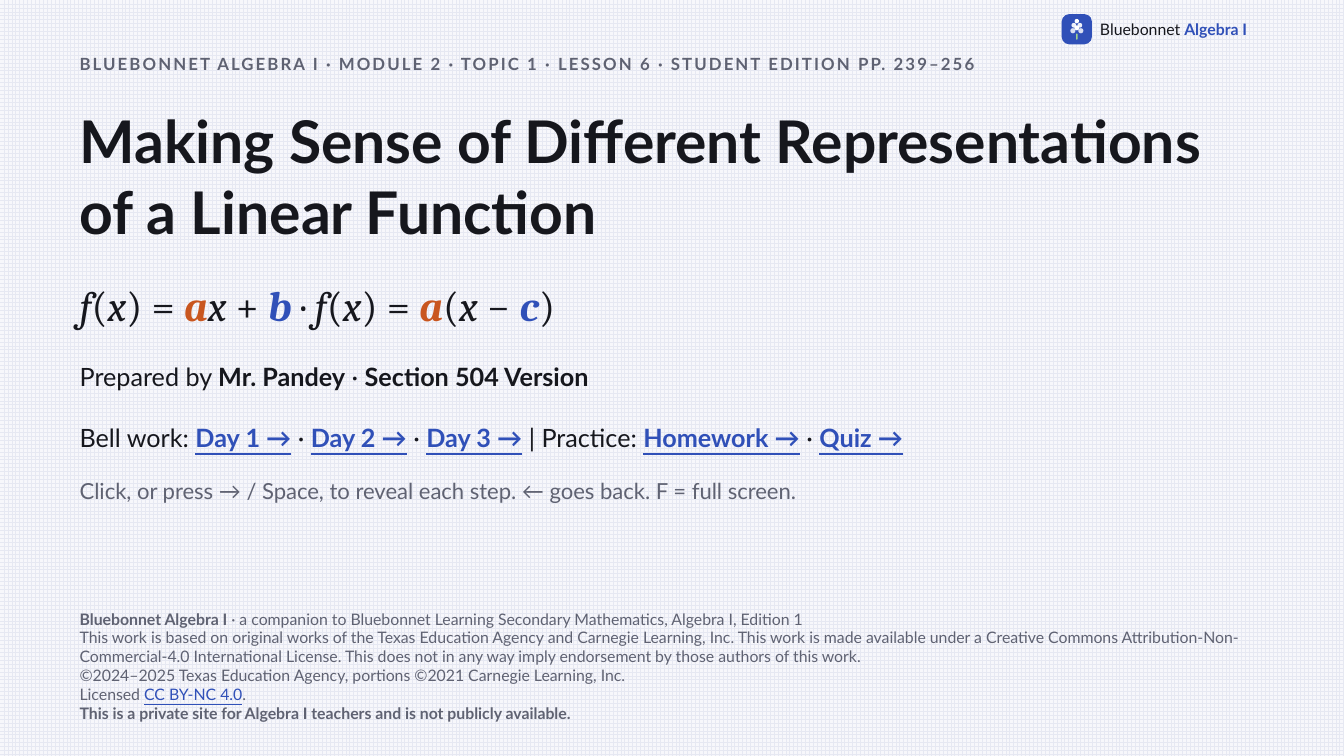
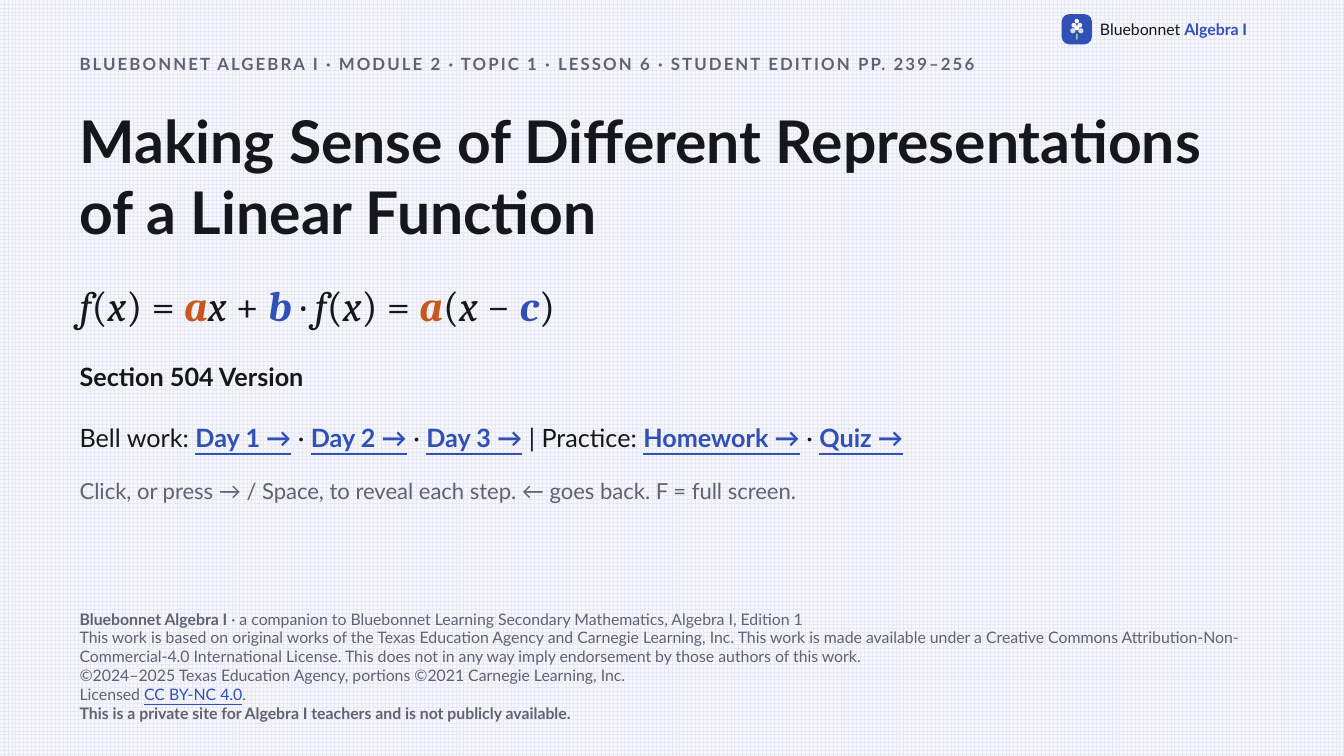
Before and after one commit to Apolloat2022/Algebra1M2U1L4, a slide deck: slide 1 of Section 504/lesson6-representations-504.pptx. Drawn at 1344x756 pixels with LibreOffice and Linux fonts; fonts in the diff are those of the drawing. Boxes give left, top, right and bottom in pixels: in the first picture for what was removed or moved away, otherwise in the second. Text is boxed around its words. In the diff, an @@ line names an element or a change of style, - is before the commit and + after.

```diff
--- a/Section 504/lesson6-representations-504.pptx
+++ b/Section 504/lesson6-representations-504.pptx
@@ text at (80,367,303,386): text changed @@
-Prepared by Mr. Pandey · Section 504 Version
+Section 504 Version
```
Also in this commit, not shown: 13 other files.
